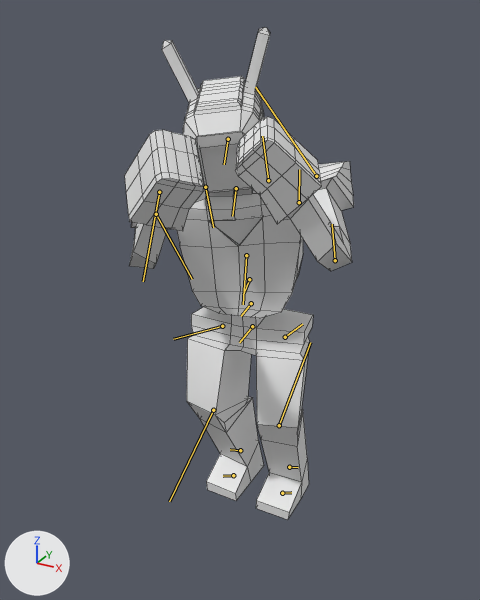
A saved change to the FBX model SystemTest/Assets/Anim/Final/Boxer/RobotPunchR.fbx.
Before and after are seen from a 50 mm camera at (1.28, -2.66, 2.48) aimed at (-0.04, -0.26, 1.28). Arrows for +X, +Y and +Z are at lower left; the lights stay in place. The picture after the commit comes second. Both versions are drawn at frame 78 of the action 'PunchR'; the numbers are the values there. The bones that change, and the others that lie on the model, are drawn over the model as lines. Mesh edges are drawn as thin lines.
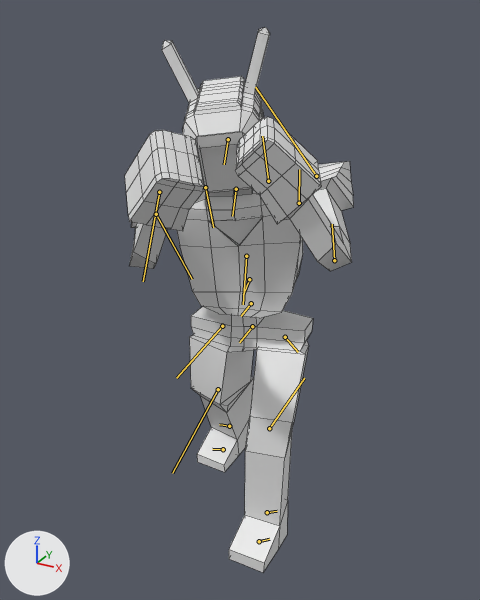
Location of each change, (x1, y1, x2, y2) in pixels of the pictures (480 x 600 px):
'pCube3', posed (11% taller): before (125, 27, 354, 520); after (125, 27, 354, 572)
bone 'QuickRigCharacter_LeftUpLeg', root to tip: before (285, 337) to (302, 324); after (285, 337) to (298, 352)
bone 'QuickRigCharacter_LeftLeg', root to tip: before (279, 425) to (310, 342); after (269, 428) to (304, 378)
bone 'QuickRigCharacter_LeftFoot', root to tip: before (289, 467) to (298, 467); after (267, 512) to (277, 511)
bone 'QuickRigCharacter_RightUpLeg', root to tip: before (222, 326) to (173, 339); after (222, 326) to (176, 378)
bone 'QuickRigCharacter_RightLeg', root to tip: before (213, 410) to (169, 501); after (218, 389) to (172, 473)
bone 'QuickRigCharacter_RightFoot', root to tip: before (240, 450) to (230, 449); after (229, 426) to (219, 424)

The change in detail:
Bone 'QuickRigCharacter_LeftUpLeg' (bone_quickrigcharacter_leftupleg) turns from (-23, -11, -21) to (-20, -16, -41) degrees about its own x, y and z.
Bone 'QuickRigCharacter_LeftLeg' (bone_quickrigcharacter_leftleg) turns from (16, -7, 40) to (17, -5, 30) degrees about its own x, y and z.
Bone 'QuickRigCharacter_LeftFoot' (bone_quickrigcharacter_leftfoot) turns from (9, 8, -21) to (10, 6, 9) degrees about its own x, y and z.
Bone 'QuickRigCharacter_RightUpLeg' (bone_quickrigcharacter_rightupleg) turns from (-20, -10, -20) to (-21, -10, 7) degrees about its own x, y and z.
Bone 'QuickRigCharacter_RightLeg' (bone_quickrigcharacter_rightleg) turns from (8, -7, 41) to (10, -3, 16) degrees about its own x, y and z.
Bone 'QuickRigCharacter_RightFoot' (bone_quickrigcharacter_rightfoot) turns from (4, 6, -23) to (-5, 12, -23) degrees about its own x, y and z.
